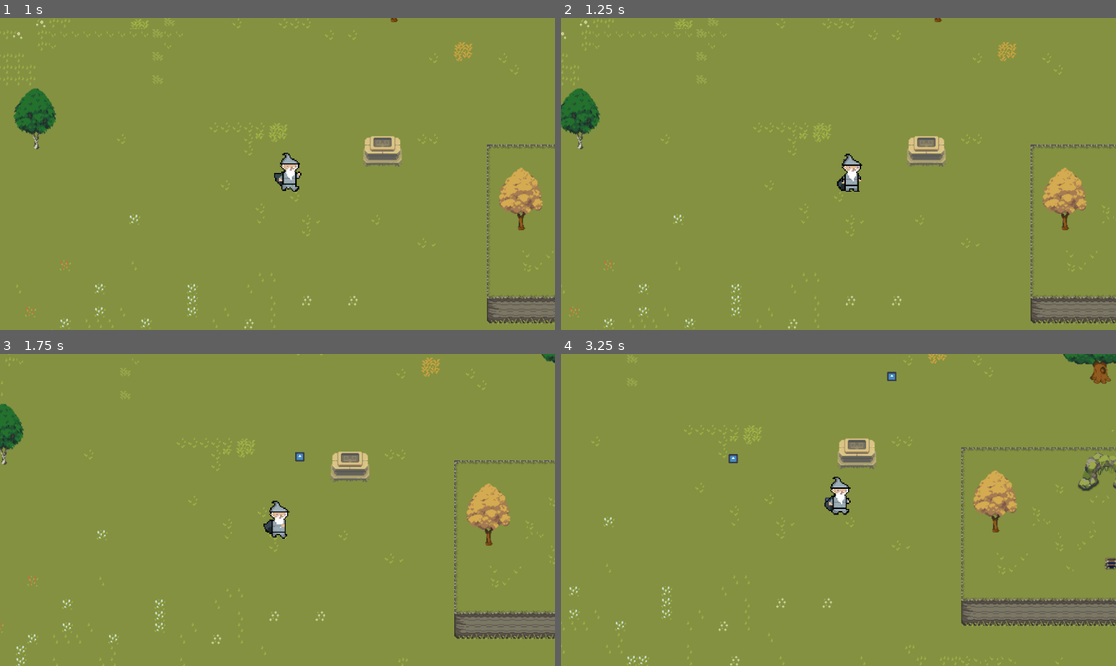
Above: before the commit, frames 1-4 (two rows, left to right).
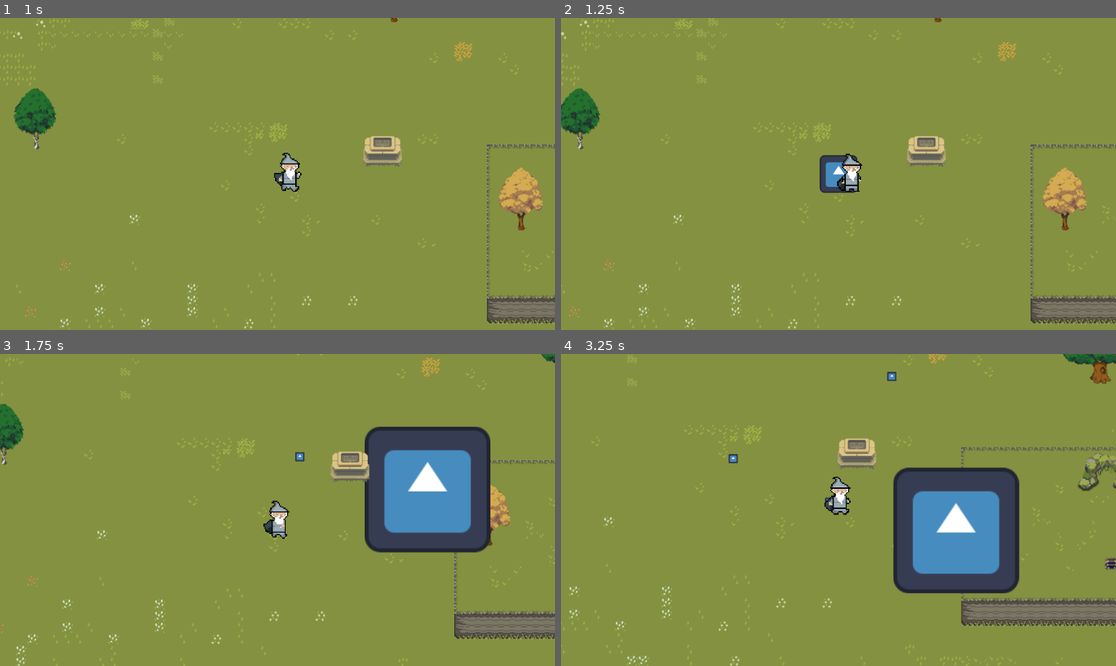
Above: after the commit, the same moments.

Repository: hiNEt0/KonturGameJam24
Game: Godot game, scene res://game.tscn
Same seed, same stepped clock (60 frames per second), same inputs: the game is played once before the commit and once after it. The project has no main scene, so this scene is started directly. The engine's default icon, where the game draws it, is replaced by a stand-in: a white triangle on a blue panel in a dark square.
Inputs:
- Up to frame 1 (1 s): tap Enter at 0.5 s; hold D (move_right) from 0.53 s (still down); hold J from 0.53 s (still down)
- Up to frame 2 (1.25 s): keep holding D (move_right); keep holding J
- Up to frame 3 (1.75 s): release D (move_right) at 1.28 s; release J at 1.28 s; hold S (move_down) from 1.28 s (still down); tap J at 1.35 s
- Up to frame 4 (3.25 s): release S (move_down) at 2.03 s; hold D (move_right) 2.03-2.78 s; hold J 2.03-2.78 s; hold W (move_up) from 2.78 s (still down); tap J at 2.85 s

Frame 1 is identical in both runs. In frame 2, 0.5% of the frame differs, in the area x 46-54%, y 43-57%; in frame 3, 9.0%; in frame 4, 9.1%, in the area x 59-83%, y 36-77%.

Commit message:
add exploding_fire_spell

Diff:
--- a/game.gd
+++ b/game.gd
@@ -9,7 +9,7 @@
 # Called when the node enters the scene tree for the first time.
 func _ready():
 	spawn_enemy()
-
+	$Player2/ExplodingFireCaster.assign_player(player)
 
 # Called every frame. 'delta' is the elapsed time since the previous frame.
 func _process(delta):
--- a/game.tscn
+++ b/game.tscn
@@ -1,10 +1,11 @@
-[gd_scene load_steps=6 format=3 uid="uid://dgb4defbtx4ra"]
+[gd_scene load_steps=7 format=3 uid="uid://dgb4defbtx4ra"]
 
 [ext_resource type="Script" path="res://game.gd" id="1_3xvkm"]
 [ext_resource type="PackedScene" uid="uid://d2r6iomqfnpj3" path="res://player_2.tscn" id="1_5trys"]
 [ext_resource type="PackedScene" uid="uid://cmf2yiyjubp7u" path="res://enemy.tscn" id="2_2ilrm"]
 [ext_resource type="PackedScene" uid="uid://c0f5sh75fgna1" path="res://background.tscn" id="2_qp0fh"]
-[ext_resource type="PackedScene" uid="uid://lgjbkqb06dwb" path="res://fire_baller.tscn" id="4_wpnjn"]
+[ext_resource type="PackedScene" path="res://fire_baller.tscn" id="4_wpnjn"]
+[ext_resource type="PackedScene" uid="uid://csf33uq2lytm4" path="res://scenes/exploding_fire/exploding_fire_caster.tscn" id="5_h67dd"]
 
 [node name="Game" type="Node"]
 script = ExtResource("1_3xvkm")
@@ -19,5 +20,7 @@
 
 [node name="RayCast2D" type="RayCast2D" parent="Player2"]
 
+[node name="ExplodingFireCaster" parent="Player2" instance=ExtResource("5_h67dd")]
+
 [node name="Background" parent="." instance=ExtResource("2_qp0fh")]
 position = Vector2(325.267, 142.631)
--- a/player_2_movement.gd
+++ b/player_2_movement.gd
@@ -6,6 +6,8 @@
 @export var damage_cooldown = 1.0
 @onready var aim = $aim
 @onready var sprite = $sprites
+@onready var direction = Vector2(1, 0)
+@onready var last_direction = direction
 
 func get_damage(damage):
 	if damage_cooldown >= 1.0:
@@ -46,4 +48,22 @@
 	#else:
 		#velocity.x = move_toward(velocity.x, 0, speed)
 
+	direction = get_direction()
 	move_and_collide(velocity.normalized() * speed * delta)
+
+func get_direction():
+	var directing_velocity = velocity
+	if directing_velocity.x > 0:
+		directing_velocity.x = 1
+	if directing_velocity.x < 0:
+		directing_velocity.x = -1
+	if directing_velocity.y > 0:
+		directing_velocity.y = 1
+	if directing_velocity.y < 0:
+		directing_velocity.y = -1
+
+	if directing_velocity == Vector2(0, 0):
+		directing_velocity = last_direction
+
+	last_direction = directing_velocity
+	return directing_velocity
--- /dev/null
+++ b/scenes/exploding_fire/exploding_fire_caster.tscn
@@ -0,0 +1,6 @@
+[gd_scene load_steps=2 format=3 uid="uid://csf33uq2lytm4"]
+
+[ext_resource type="Script" path="res://scripts/exploding_fire_caster.gd" id="1_pwjhb"]
+
+[node name="ExplodingFireCaster" type="Node2D"]
+script = ExtResource("1_pwjhb")
--- /dev/null
+++ b/scenes/exploding_fire/exploding_fire_explosion.tscn
@@ -0,0 +1,17 @@
+[gd_scene load_steps=4 format=3 uid="uid://lhqmb3658cdg"]
+
+[ext_resource type="Script" path="res://scripts/exploding_fire_explosion.gd" id="1_30upr"]
+[ext_resource type="Texture2D" uid="uid://dxhjb3fkf1642" path="res://icon.svg" id="2_hbnch"]
+
+[sub_resource type="CircleShape2D" id="CircleShape2D_07ium"]
+
+[node name="ExplodingFireExplosion" type="Area2D"]
+script = ExtResource("1_30upr")
+
+[node name="ExplosionShape" type="CollisionShape2D" parent="."]
+scale = Vector2(10, 10)
+shape = SubResource("CircleShape2D_07ium")
+
+[node name="Sprite2D" type="Sprite2D" parent="."]
+scale = Vector2(1.35938, 1.35938)
+texture = ExtResource("2_hbnch")
--- /dev/null
+++ b/scenes/exploding_fire/exploding_fire_spell.tscn
@@ -0,0 +1,25 @@
+[gd_scene load_steps=5 format=3 uid="uid://dnhutudsuuy3l"]
+
+[ext_resource type="Script" path="res://scripts/exploding_fire_spell.gd" id="1_8ixic"]
+[ext_resource type="Texture2D" uid="uid://dxhjb3fkf1642" path="res://icon.svg" id="2_4dmae"]
+
+[sub_resource type="Curve" id="Curve_tjd1h"]
+max_value = 700.0
+_data = [Vector2(0, 0), 0.0, 76.387, 0, 0, Vector2(0.4, 210), 1502.46, 1502.46, 0, 0, Vector2(0.7, 630), 812.615, 812.615, 0, 0, Vector2(1, 700), 0.0, 0.0, 0, 0]
+point_count = 4
+metadata/_snap_enabled = true
+
+[sub_resource type="CircleShape2D" id="CircleShape2D_g8fl0"]
+
+[node name="ExplodingFireSpell" type="Area2D"]
+script = ExtResource("1_8ixic")
+speed_curve = SubResource("Curve_tjd1h")
+
+[node name="CollisionShape2D" type="CollisionShape2D" parent="."]
+scale = Vector2(3, 3)
+shape = SubResource("CircleShape2D_g8fl0")
+
+[node name="Sprite2D" type="Sprite2D" parent="."]
+position = Vector2(-5.96046e-08, -5.96046e-08)
+scale = Vector2(0.40625, 0.40625)
+texture = ExtResource("2_4dmae")
--- /dev/null
+++ b/scripts/exploding_fire_caster.gd
@@ -0,0 +1,42 @@
+class_name ExplodingFireCaster
+extends Node2D
+
+@export var cooldown = 1
+
+@onready var timer = cooldown
+@onready var can_cast = false
+@onready var spell_scene = load("res://scenes/exploding_fire/exploding_fire_spell.tscn")
+
+var player: Node2D
+
+# Called when the node enters the scene tree for the first time.
+func _ready():
+	pass # Replace with function body.
+
+
+# Called every frame. 'delta' is the elapsed time since the previous frame.
+func _process(delta):
+	tick_cooldown(delta)
+	if can_cast and Input.is_key_pressed(KEY_J):
+		cast()
+
+
+func assign_player(player_node):
+	player = player_node
+
+
+func tick_cooldown(delta):
+	if timer > 0:
+		timer -= delta
+	else:
+		can_cast = true
+
+func cast():
+	var new_spell = spell_scene.instantiate()
+	new_spell.setup(player.position, player.direction)
+	get_tree().get_root().add_child(new_spell)
+
+	print_debug("casted ", position)
+
+	timer = cooldown
+	can_cast = false
--- /dev/null
+++ b/scripts/exploding_fire_explosion.gd
@@ -0,0 +1,16 @@
+class_name ExplodingFireExplosion
+extends Area2D
+
+@onready var explosion_shape = $ExplosionShape
+@onready var timer = 0.5;
+
+# Called every frame. 'delta' is the elapsed time since the previous frame.
+func _process(delta):
+	if timer > 0:
+		timer -= delta
+	else:
+		print_debug("died")
+		queue_free()
+
+func setup(explosion_position):
+	position = explosion_position
--- /dev/null
+++ b/scripts/exploding_fire_spell.gd
@@ -0,0 +1,36 @@
+class_name ExplodingFireSpell
+extends Area2D
+
+@onready var speed = 0
+
+@export var speed_curve: Curve
+@export var damage = 2
+
+@export var max_lifetime = 0.7
+@onready var lifetime = 0.0
+
+@onready var explosion_scene = load("res://scenes/exploding_fire/exploding_fire_explosion.tscn")
+
+var start_position: Vector2
+var direction: Vector2
+
+func _process(delta):
+	position += direction.normalized() * speed * delta
+	speed = speed_curve.sample(lifetime / max_lifetime)
+
+	lifetime += delta
+	if lifetime >= max_lifetime:
+		explode()
+		queue_free()
+
+func setup(player_position, player_direction):
+	position = player_position
+	start_position = player_position
+	direction = player_direction
+
+func explode():
+	var new_explosion = explosion_scene.instantiate()
+	new_explosion.setup(position)
+	get_tree().get_root().add_child(new_explosion)
+
+	print_debug("exploded ", position)
